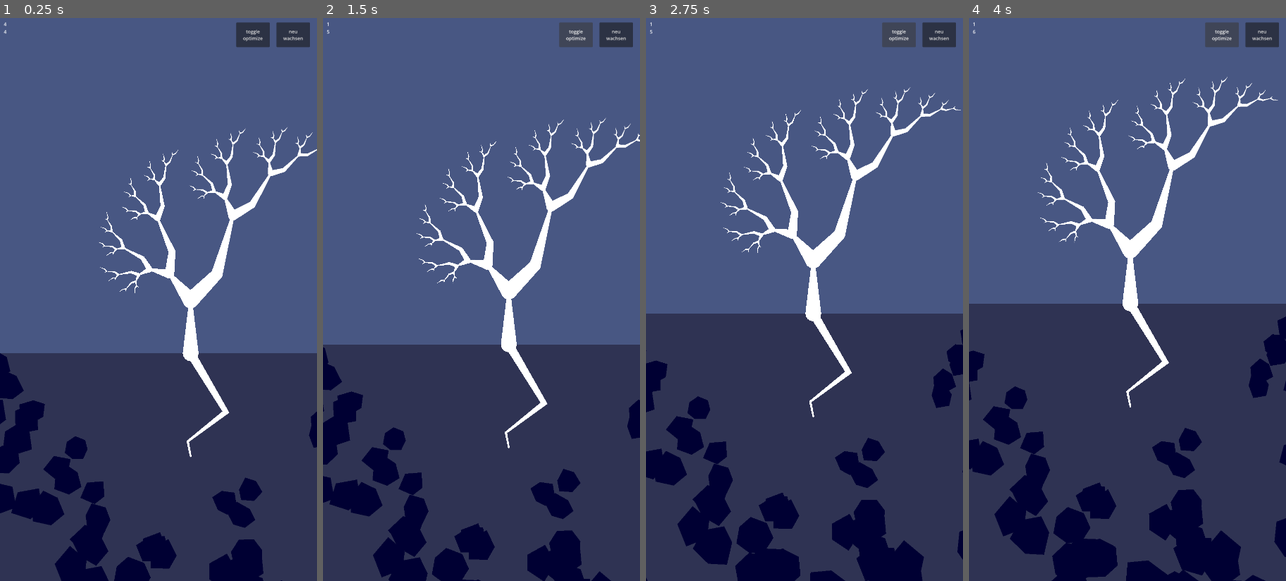
Above: before the commit, frames 1-4 (left to right).
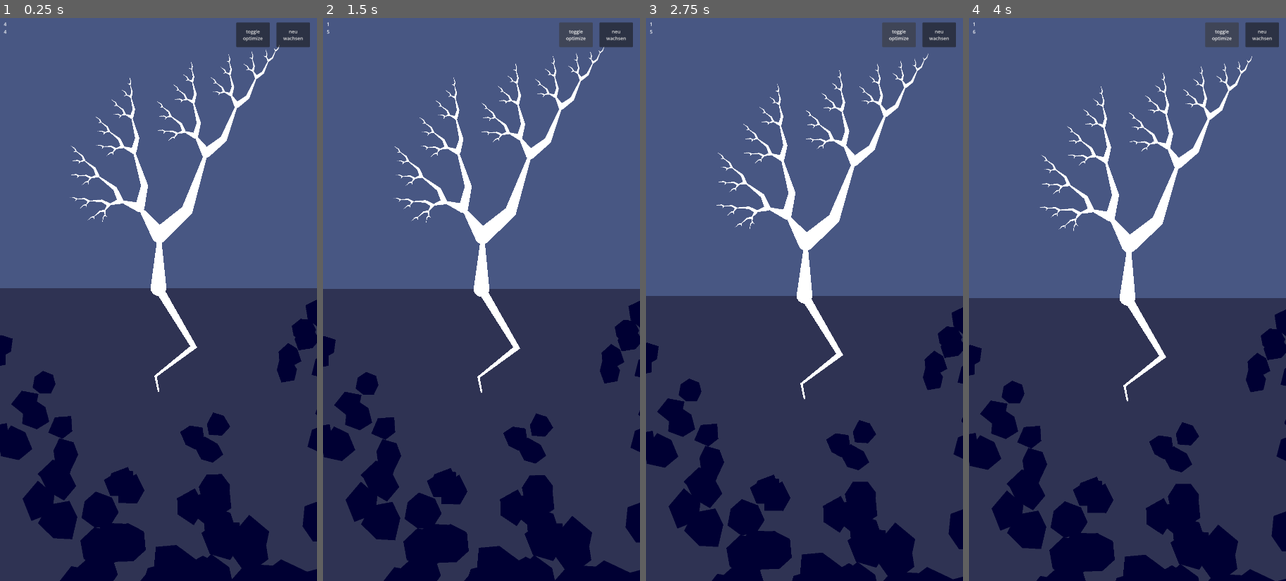
Above: after the commit, the same moments.

Repository: PSteinhaus/mathtrees
Game: Godot game, scene res://scenes/world.tscn
Same seed, same stepped clock (60 frames per second), same inputs: the game is played once before the commit and once after it.
Inputs:
- Up to frame 1 (0.25 s): no input
- Up to frame 2 (1.5 s): click "neu wachsen" at 0.5 s; click "toggle optimize" at 1.25 s
- Up to frame 3 (2.75 s): click "toggle optimize" at 2 s
- Up to frame 4 (4 s): click "neu wachsen" at 2.75 s; click "toggle optimize" at 3.5 s

The runs differ from the first frame. In frame 1, 27% of the frame differs, in the area x 0-100%, y 4-100%; in frame 2, 26%; in frame 3, 18%; in frame 4, 8.2%.

Commit message:
added optimization for boulder map only drawing visible boulders (though this might be useless on many architectures as the bottleneck is raw primitives drawn on GPU as it seems, meaning I have to lower boulder count)

Diff:
--- a/scenes/world.tscn
+++ b/scenes/world.tscn
@@ -27,6 +27,7 @@
 [node name="RT_Tree_Up" type="Node2D" parent="World" unique_id=465707927]
 position = Vector2(1080, 1788)
 script = ExtResource("2_rwgxs")
+sway_frequency = 0.1
 metadata/_custom_type_script = "uid://bao8uj5b72l54"
 
 [node name="Camera2D" type="Camera2D" parent="World" unique_id=217393849]
--- a/scripts/Helpers.gd
+++ b/scripts/Helpers.gd
@@ -26,3 +26,32 @@
 
 	# Add new instance at the end
 	mm.set_instance_transform_2d(old_count, transform)
+
+## DOESN'T SET THE instance_count! It is your responsibility to make sure that the space fits!
+static func set_multimesh_transforms_2d(multimesh: MultiMesh, transforms: Array[Transform2D], t_count: int) -> void:
+#	var count = multimesh.instance_count
+	# 8 floats per Transform2D
+	#var data := PackedFloat32Array()
+	#data.resize(count * 8)
+
+	for i in t_count:
+		var t: Transform2D = transforms[i]
+		multimesh.set_instance_transform_2d(i, t)
+		#var base := i * 8
+#
+		## Godot Transform2D structure:
+		## [ x.x, x.y, y.x, y.y, origin.x, origin.y, 0, 0 ]
+#
+		#data[base + 0] = t.x.x
+		#data[base + 1] = t.x.y
+		#data[base + 2] = t.y.x
+		#data[base + 3] = t.y.y
+#
+		#data[base + 4] = t.origin.x
+		#data[base + 5] = t.origin.y
+
+		# Padding
+		#data[base + 6] = 0.0
+		#data[base + 7] = 0.0
+
+#	multimesh.buffer = data
--- a/scripts/boulder.gd
+++ b/scripts/boulder.gd
@@ -4,11 +4,9 @@
 static var multimesh_instances: Array[MultiMeshInstance2D]
 static var multimesh_instance_poly_points: Array[PackedVector2Array]
 var mm_index: int
-var instance_index: int
 ## these have to be here because these infos are only represented as a transform of an instance
 ## inside an mm when the boulder is actually visible, so we need to store them here as well to be
 ## able to restore them
-# TODO: actually optimize stuff like this, so that only the boulders currently on screen are drawn
 var position: Vector2
 var rotation: float
 var scale: Vector2
@@ -25,16 +23,18 @@
 func multimesh():
 	return multimesh_instances[mm_index].multimesh
 
+func transform2D() -> Transform2D:
+	return Transform2D(rotation, scale, 0., position)
+
 ## get the points making up this boulder (its mesh) oriented the way it is in global coordinates
 ## this means rotation, position and possibly scaling is already factored in
 func points() -> PackedVector2Array:
-	var transform = multimesh().get_instance_transform_2d(instance_index)
 	var poly_points = multimesh_instance_poly_points[mm_index]
 	var result := PackedVector2Array()
 	result.resize(poly_points.size())
 
 	for i in poly_points.size():
-		result[i] = transform * poly_points[i]
+		result[i] = transform2D() * poly_points[i]
 	return result
 
 ## adds a boulder at the specified position and rotation
@@ -44,15 +44,34 @@
 	# pick one of the boulder types (represented by the multimesh_instances) at random
 	var b = Boulder.new()
 	b.mm_index = randi() % multimesh_instances.size()
-	var mmi = multimesh_instances[b.mm_index]
-	var mm = mmi.multimesh
-	var i = mm.instance_count
-	b.instance_index = i
-	Helpers.push_back_instance_in_multimesh(mm, Transform2D(rot, s, 0., pos))
 	b.position = pos
 	b.scale = s
 	b.rotation = rot
 	return b
+
+## makes the given boulders actually visible, by updating the multimesh buffers
+static func set_visible_boulders(boulders: Array[Boulder]):
+	# create the transform for each boulder and collect them, sorted for each multimesh
+	var transforms_indices = []
+	var transforms = []
+	for i in range(0, multimesh_instances.size()):
+		var a: Array[Transform2D] = []
+		a.resize(boulders.size()) # reserve space to optimize
+		transforms.push_back(a)
+		transforms_indices.push_back(0)
+	for b: Boulder in boulders:
+		transforms[b.mm_index][transforms_indices[b.mm_index]] = Transform2D(b.rotation, b.scale, 0., b.position)
+		transforms_indices[b.mm_index] += 1
+	for i in range(0, multimesh_instances.size()):
+		var mm_boulder_count = transforms_indices[i]
+		var mm: MultiMesh = multimesh_instances[i].multimesh
+		if mm.instance_count < mm_boulder_count:
+			print("resized "+str(i)+" to: "+str(mm_boulder_count))
+			mm.instance_count = mm_boulder_count
+		# update visible instance count for each multimesh so that only those are drawn
+		mm.visible_instance_count = mm_boulder_count
+		# actually calc and push the new buffer
+		Helpers.set_multimesh_transforms_2d(mm, transforms[i], mm_boulder_count)
 
 static func init_boulders(parent: Node2D):
 	# Create shader material for solid black color
--- a/scripts/boulder_map.gd
+++ b/scripts/boulder_map.gd
@@ -28,9 +28,28 @@
 			var coords = Vector2i(x,y)
 			if not map.has(coords): continue
 			var boulders = map[coords]
-			for b: Boulder in boulders:
-				if !c_boulders.has(b):
-					c_boulders.push_back(b)
+			c_boulders.append_array(boulders)
+			#for b: Boulder in boulders:
+				#if !c_boulders.has(b):
+					#c_boulders.push_back(b)
+	return c_boulders
+
+## boulders that are contained in the given area
+func rect_boulders(global_rect: Rect2) -> Array[Boulder]:
+	# translate the rect into coordinates
+	var start: Vector2i = global_to_coordinate(global_rect.position)
+	var end: Vector2i = global_to_coordinate(global_rect.end)
+	# go through the chunk and all 8 surrounding ones and collect all boulders
+	var c_boulders: Array[Boulder] = []
+	for x: int in range(start.x-2, end.x+3):
+		for y: int in range(start.y-2, end.y+3):
+			var coords = Vector2i(x,y)
+			if not map.has(coords): continue
+			var boulders = map[coords]
+			c_boulders.append_array(boulders)
+			#for b: Boulder in boulders:
+				#if !c_boulders.has(b):
+					#c_boulders.push_back(b)
 	return c_boulders
 
 ## comparison points must be in global space
--- a/scripts/global.gd
+++ b/scripts/global.gd
@@ -3,7 +3,7 @@
 var debug_print_string: String = ""
 var world: World
 
-func set_world(world: World):
-	world = world
+func set_world(w: World):
+	world = w
 func get_world() -> World:
 	return world
--- a/scripts/rt_tree.gd
+++ b/scripts/rt_tree.gd
@@ -2,9 +2,13 @@
 class_name RT_Tree
 
 @export var root: Line2D
+var depth: int = 0	# depth inside the tree (how many parents are above)
 var rt_children: Dictionary[RT_Tree, int] = {}
 signal optimize_finished
 var is_optimized: bool = false
+@export var sway_frequency: float = 0.	# 0 means the tree does not sway (in an imaginary breeze)
+var cached_rotation: float = 0.
+var cached_rot_offset: float = 0.
 
 func clone() -> RT_Tree:
 	var copy = RT_Tree.new()
@@ -18,6 +22,17 @@
 		copy.add_rt_child(child_copy, index)
 	return copy
 
+func sway_in_the_wind() -> void:
+	if sway_frequency != 0.:
+		# if the rotation was changed from outside adapt to that
+		var cache_based_rotation = cached_rotation + cached_rot_offset
+		if cache_based_rotation - rotation > 0.000001:
+			cached_rotation = rotation
+		const ROT_MAX_OFFSET: float = 0.05
+		var rot_offset = ROT_MAX_OFFSET * sin(sway_frequency * 0.001 * Time.get_ticks_msec() + depth * 0.6)
+		rotation = cached_rotation + rot_offset
+		cached_rot_offset = rot_offset
+
 func _ready() -> void:
 	if root == null:
 		root = Line2D.new()
@@ -47,6 +62,7 @@
 var optimization_activated: bool = false
 var opt_strikes: int = 0
 func _process(delta: float) -> void:
+	sway_in_the_wind()
 	if optimization_activated:
 		opt_cooldown -= delta
 		const OPTIMIZE_COOLDOWN: float = 0.22
@@ -90,6 +106,10 @@
 	# Position the child at the chosen root point
 	var start_pos: Vector2 = root.points[index]
 	child.position = start_pos
+	# propagate sway
+	child.sway_frequency = sway_frequency
+	# set child depth
+	child.depth = depth + 1
 
 	# Store in dictionary and add as a child node in the scene tree.
 	rt_children[child] = index
@@ -113,7 +133,7 @@
 		push_warning("RT_Tree: root is not assigned.")
 		return
 
-	var points: PackedVector2Array = root.points	# get the points of the current Line2D as a copy
+	var root_points: PackedVector2Array = root.points	# get the points of the current Line2D as a copy
 	var new_points: PackedVector2Array = PackedVector2Array()
 	var indices_to_delete: Array[int] = []
 	var skip: bool = false
@@ -129,23 +149,23 @@
 			return max(acc, x)
 		)
 	if max_points >= 0:
-		start_index = clamp(points.size() - max_points, start_index, points.size())
+		start_index = clamp(root_points.size() - max_points, start_index, root_points.size())
 		# make sure all points up to there are contained in the new_points
 		if not in_place:
-			new_points.append_array(points.slice(0,start_index))
+			new_points.append_array(root_points.slice(0,start_index))
 	# iterate over all points following the start_index to check them for optimization
-	var p0: Vector2 = points[start_index]	# current
+	var p0: Vector2 = root_points[start_index]	# current
 	new_points.push_back(p0)
 	#print("points before: "+str(points.size()))
-	for i: int in (points.size() - start_index - 2):
+	for i: int in (root_points.size() - start_index - 2):
 		var j: int = start_index + i
 		if skip:
 			skip = false
 			continue
 		#print("j: "+str(j))
 		# get the two following points
-		var p1: Vector2 = points[j+1]	# first
-		var p2: Vector2 = points[j+2]	# second
+		var p1: Vector2 = root_points[j+1]	# first
+		var p2: Vector2 = root_points[j+2]	# second
 		# calculate how far the first point strays from the line between the current and the second point
 		var distance_squared: float = Helpers.dist_to_line_squared(p0, p1, p2)
 		# if the distance is larger than the required threshold, keep p1, else lose it by continuing with p2
@@ -167,7 +187,7 @@
 			root.remove_point(i)
 	else:
 		# re-add the final point of the path
-		new_points.push_back(points[-1])
+		new_points.push_back(root_points[-1])
 		root.points = new_points
 
 	#print("points after: "+str(root.points.size()))
@@ -210,7 +230,6 @@
 		var last_point = root.points[root_size - 1]
 		var previous_point = root.points[root_size - 2]
 		var local_direction = (last_point - previous_point).angle() + PI / 2.
-		var global_root_direction = root.global_rotation
 		return local_direction
 	else:
 		return 0.
@@ -229,36 +248,3 @@
 		var child_leaves = rt_child.get_leaves()
 		leaves.merge(child_leaves)
 	return leaves
-
-## Applies a lambda to the widths of points, optionally recursing into rt_children.
-func apply_widths(func_lambda: Callable, include_children: bool = true, force_update: bool = false) -> void:
-	if root == null:
-		push_warning("RT_Tree: root is not assigned.")
-		return
-
-	var points: PackedVector2Array = root.points
-	var count: int = points.size()
-	if count == 0:
-		return
-
-	# Decide how many points to update.
-	var start_idx := 0
-	const MAX_UPDATED_NODES := 100
-	if not force_update and count > MAX_UPDATED_NODES:
-		start_idx = count - MAX_UPDATED_NODES
-
-	# Example assumption: lambda takes (index: int, global_index: int) or (index: int) and returns a width (float).
-	# Adjust the call signature to your actual needs.
-	# FIXME: this currently makes no sense, as the width of a 2DLine is just a single float... the code is only kept here in case I ever build a custom thing based on MultiMeshInstance instead of 2DLine
-	for i in range(start_idx, count):
-		var width_val = func_lambda.call(i, count)
-		# Line2D has a single width property, and optionally a per-point width array in Godot 4 via the 'width' and 'width_curve',
-		# so here we just set the global width. Adapt if you store widths differently.[web:1][web:7]
-		if typeof(width_val) == TYPE_FLOAT or typeof(width_val) == TYPE_INT:
-			root.width = float(width_val)
-
-	# Optionally recurse into children.
-	if include_children:
-		for child in rt_children.keys():
-			if child != null:
-				child.apply_widths(func_lambda, include_children, force_update)
--- a/scripts/world.gd
+++ b/scripts/world.gd
@@ -2,6 +2,7 @@
 class_name World
 
 var is_touching := false
+@onready var camera: Camera2D = $Camera2D
 var current_touch_screen
 const GROW_DELAY := .00
 var grow_cooldown := 0.
@@ -54,9 +55,12 @@
 			#print("c_point: "+str(c_point))
 
 func screen_to_world(screen_pos: Vector2) -> Vector2:
-	var cam := $Camera2D        # or get_viewport().get_camera_2d()
-	var inv = cam.get_canvas_transform().affine_inverse()
+	var inv = camera.get_canvas_transform().affine_inverse()
 	return inv * screen_pos
+
+func camera_global_rect() -> Rect2:
+	var screen_rect: Rect2 = camera.get_viewport().get_visible_rect()
+	return Rect2(screen_to_world(screen_rect.position), screen_to_world(screen_rect.size))
 
 func _ready() -> void:
 	# register yourself as THE WORLD on the globalton
@@ -125,6 +129,8 @@
 					c2.grow_recursively(g_scale)
 	$RT_Tree_Up.scale *= 1.8
 
+	_update_touch_local(camera.get_screen_center_position())
+
 func set_root_point_global(index: int, p: Vector2):
 	var p_local = current_tree.to_local(p)
 	current_tree.root.set_point_position(index, p_local)
@@ -137,8 +143,20 @@
 	grow_cooldown -= delta
 	if is_touching && grow_cooldown <= 0 && current_tree != null:
 		grow_towards_touch(delta)
+	# make sure only visible boulders are drawn
+	update_visible_boulders()
 
 	Global.debug_print_string = str(current_tree.root.get_point_count()) + "\n" + str($RT_Tree.point_count_with_children())
+
+var cached_boulder_rect = null
+func update_visible_boulders():
+	var c_rect = camera_global_rect()
+	var boulder_rect = Rect2i(boulder_map.global_to_coordinate(c_rect.position), boulder_map.global_to_coordinate(c_rect.size))
+	if boulder_rect != cached_boulder_rect:
+		print("RECALC "+str(randi()))
+		var visible_boulders = boulder_map.rect_boulders(c_rect)
+		Boulder.set_visible_boulders(visible_boulders)
+		cached_boulder_rect = boulder_rect
 
 const CLOSE_THRESHOLD: float = 50. ** 2
 func grow_towards_touch(delta: float) -> void:
@@ -202,11 +220,11 @@
 	var global_pos = screen_to_world(screen_pos)
 	var latest_point = latest_root_point_global()
 	if latest_point == null:
-		$Camera2D.target = global_pos
+		camera.target = global_pos
 		return
 	var diff: Vector2 = global_pos - latest_point
 	const MAX_DIFF: float = 150.
-	$Camera2D.target = latest_point + diff.limit_length(MAX_DIFF)
+	camera.target = latest_point + diff.limit_length(MAX_DIFF)
 
 func _on_button_pressed() -> void:
 	# add the now finished root to the root map:
@@ -216,7 +234,7 @@
 	current_tree = RT_Tree.new()
 	$RT_Tree.add_rt_child(current_tree, 0)
 	current_tree.add_point(Vector2.ZERO)
-	$Camera2D.target = $RT_Tree.global_position
+	camera.target = $RT_Tree.global_position
 
 
 func _on_button_opt_pressed() -> void:
Not shown, changed: export_presets.cfg
